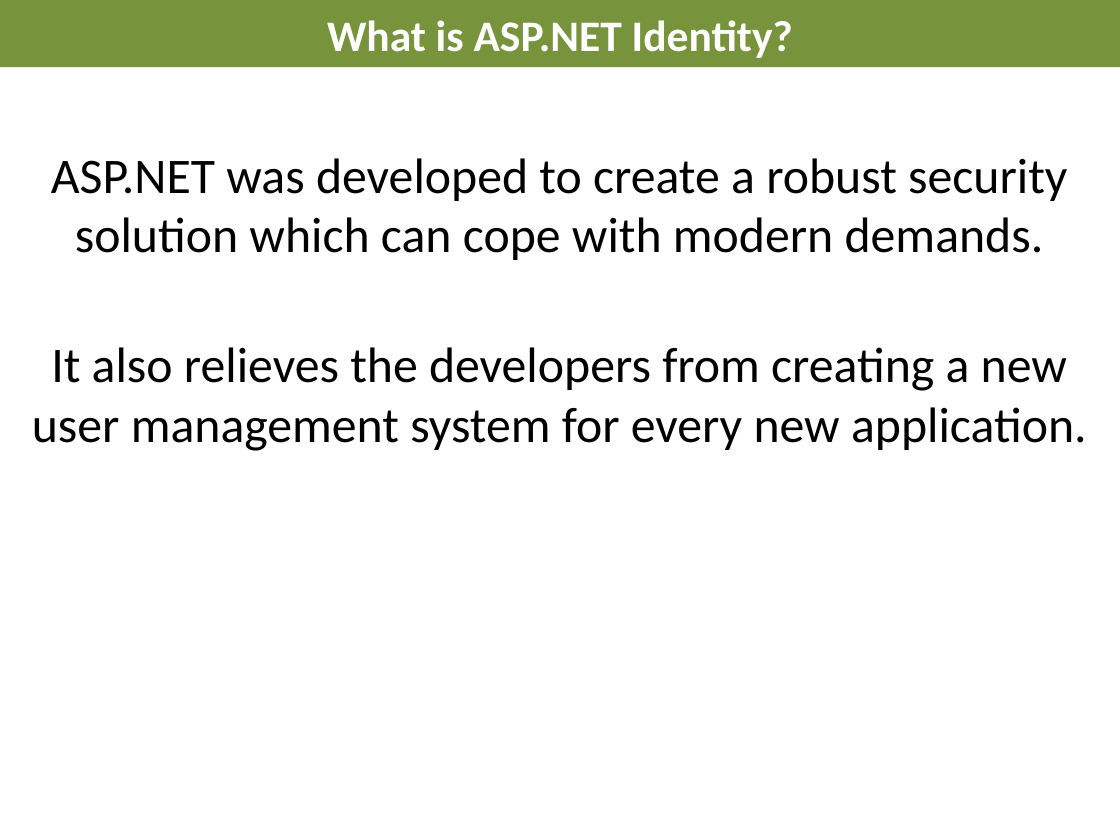
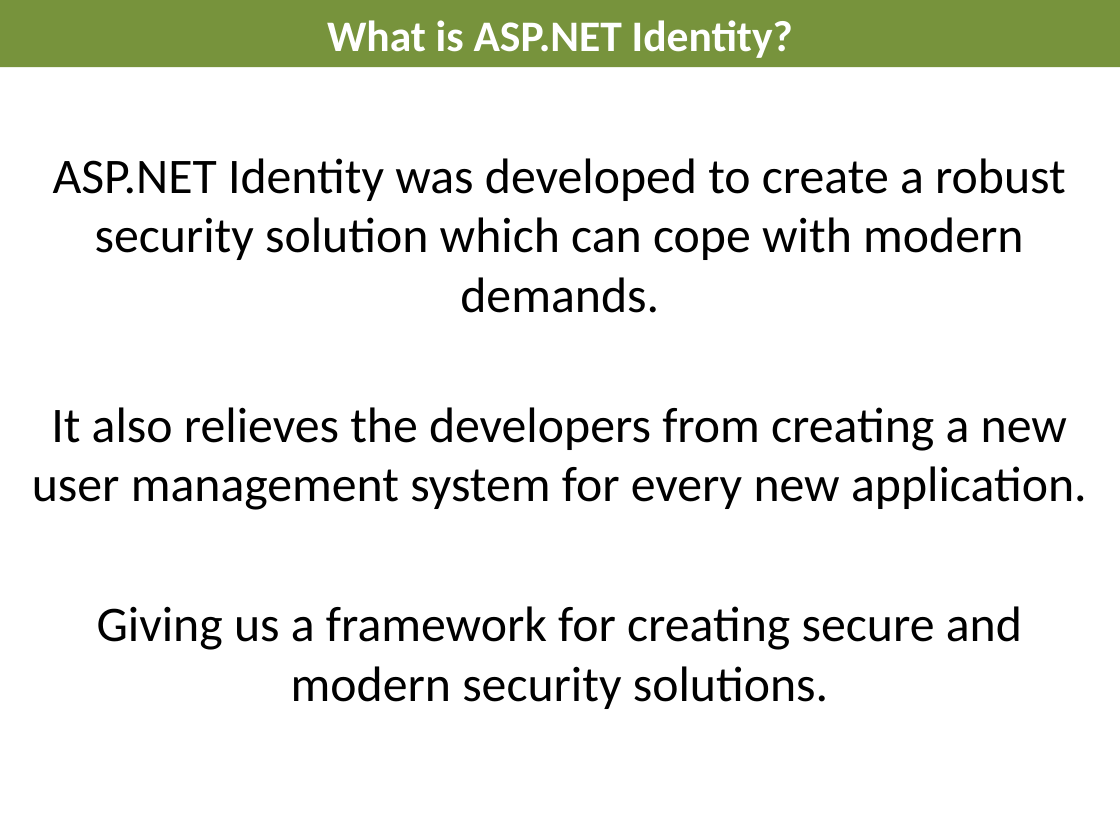
Before and after one commit to AndreasElffors/IdentityTemplate, a slide deck: slide 3 of Documents/Identity-Introduction.pptx. Drawn at 1120x840 pixels with LibreOffice and Linux fonts; fonts in the diff are those of the drawing; background and template pictures are left out. Boxes give left, top, right and bottom in pixels: in the first picture for what was removed or moved away, otherwise in the second. Text is boxed around its words. In the diff, an @@ line names an element or a change of style, - is before the commit and + after.

```diff
--- a/Documents/Identity-Introduction.pptx
+++ b/Documents/Identity-Introduction.pptx
@@ text at (x1=53, y1=158, x2=1066, y2=313): text changed @@
-ASP.NET was developed to create a robust security solution which can cope with modern demands.
+ASP.NET Identity was developed to create a robust security solution which can cope with modern demands.
@@ text at (x1=97, y1=606, x2=1022, y2=709): paragraph added @@
+Giving us a framework for creating secure and modern security solutions.
```
Also in this commit, not shown: 15 other slides changed, 1 slide added.
